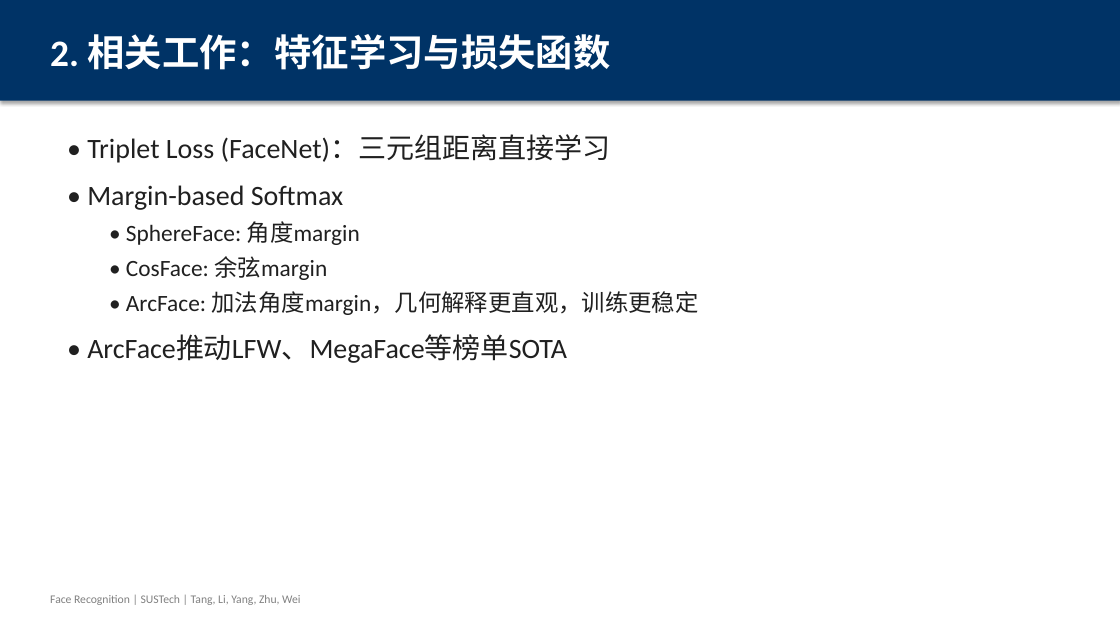
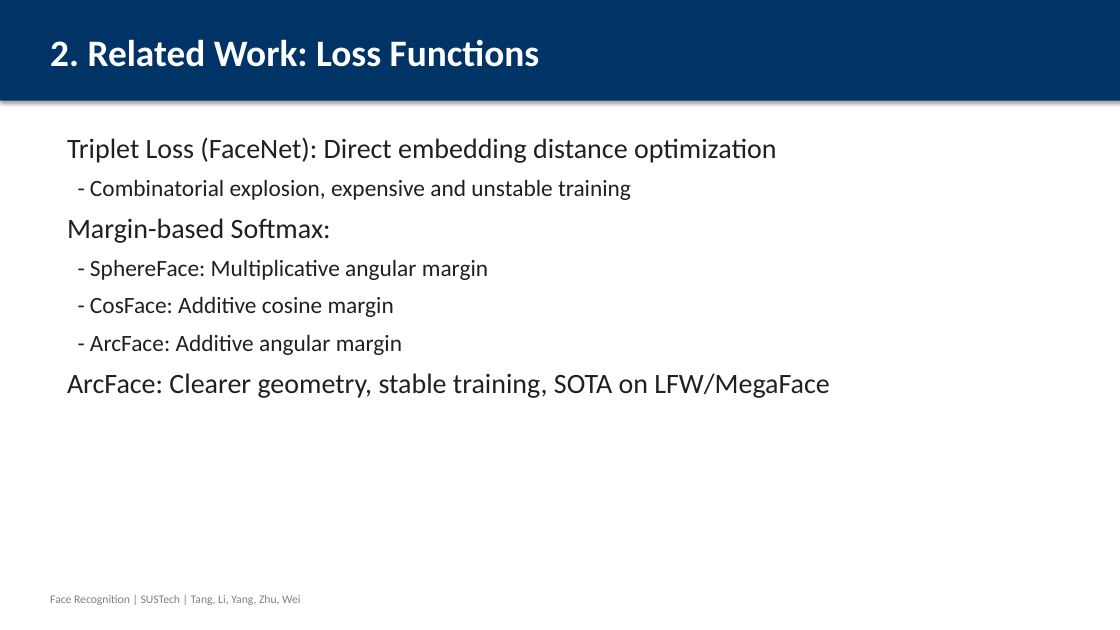
Before and after one commit to wuzhi456/Deep-learning-assignment3, a slide deck: slide 6 of Face_Recognition_Presentation.pptx (slide 5 before the commit). Drawn at 1120x630 pixels with LibreOffice and Linux fonts; fonts in the diff are those of the drawing. Boxes give left, top, right and bottom in pixels: in the first picture for what was removed or moved away, otherwise in the second. Text is boxed around its words. In the diff, an @@ line names an element or a change of style, - is before the commit and + after.

```diff
--- a/Face_Recognition_Presentation.pptx
+++ b/Face_Recognition_Presentation.pptx
@@ text at bbox=[50, 39, 540, 67]: text changed @@
-2. 相关工作：特征学习与损失函数
+2. Related Work: Loss Functions
@@ text at bbox=[67, 138, 830, 398]: text changed; size 24 to 20 pt @@
-• Triplet Loss (FaceNet)：三元组距离直接学习
-• Margin-based Softmax
-  • SphereFace: 角度margin
-  • CosFace: 余弦margin
-  • ArcFace: 加法角度margin，几何解释更直观，训练更稳定
-• ArcFace推动LFW、MegaFace等榜单SOTA
+Triplet Loss (FaceNet): Direct embedding distance optimization
+- Combinatorial explosion, expensive and unstable training
+Margin-based Softmax:
+- SphereFace: Multiplicative angular margin
+- CosFace: Additive cosine margin
+- ArcFace: Additive angular margin
+ArcFace: Clearer geometry, stable training, SOTA on LFW/MegaFace
```
Also in this commit, not shown: 4 other slides changed, 16 slides added, 10 slides removed.
